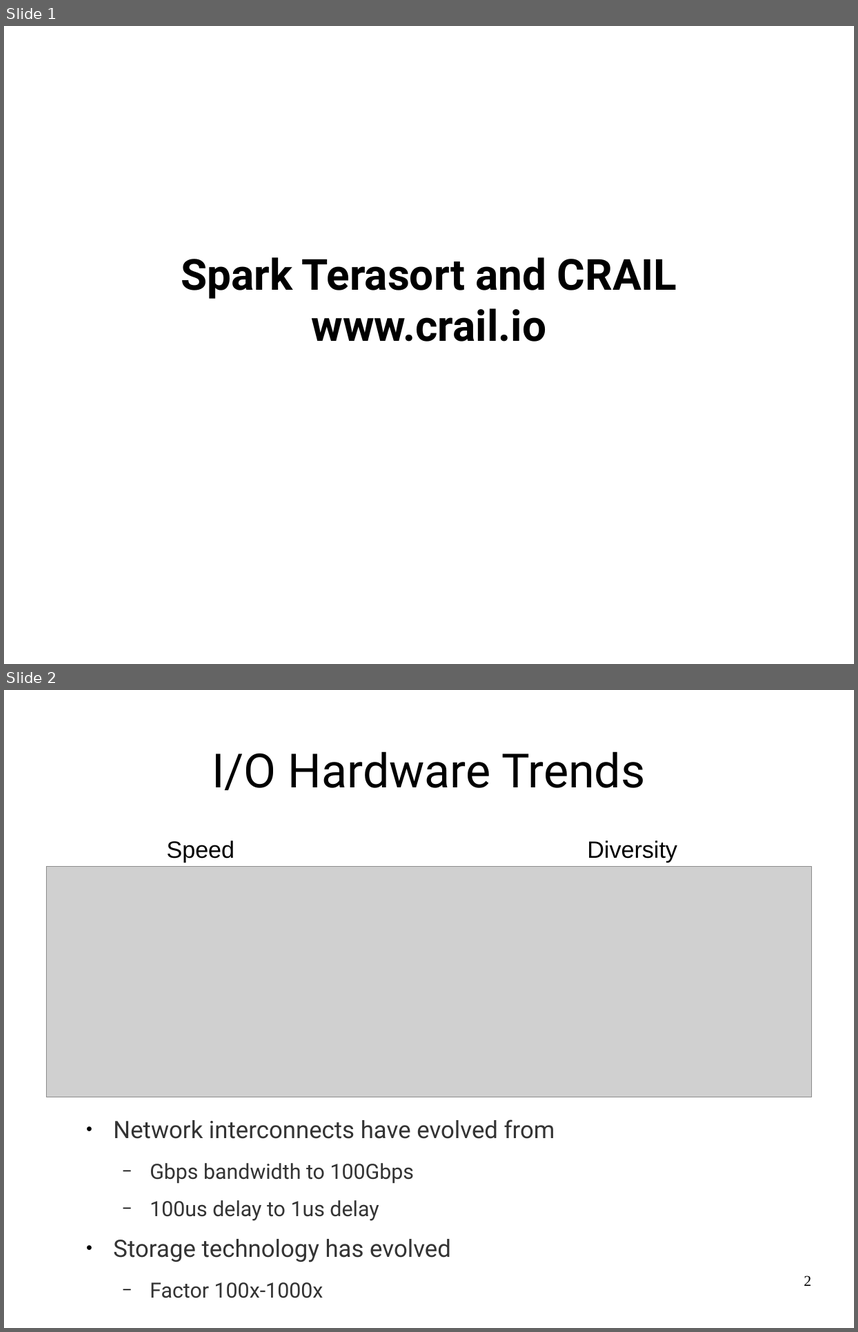
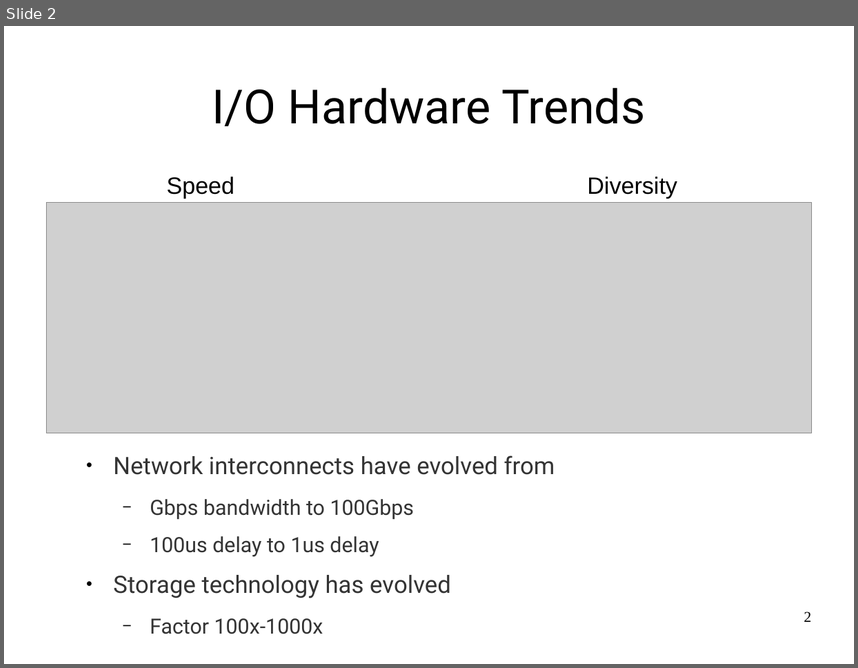
Before and after one commit to huangyibo/spark-summit-17, a slide deck: crail-spark-summit.odp. Shown one above the other, each under a label of ours: slides 1 and 2 before the commit, slide 2 after it. The pictures are 858x1332 and 858x668 pixels, drawn with LibreOffice and Linux fonts; fonts in the diff are those of the drawing; grey boxes stand for pictures. Boxes give left, top, right and bottom in pixels: in the first picture for what was removed or moved away, otherwise in the second. Text is boxed around its words. In the diff, an @@ line names an element or a change of style, - is before the commit and + after.

Commit message:
spark

```diff
--- a/crail-spark-summit.odp
+++ b/crail-spark-summit.odp
@@ slide 1 removed at (x1=4, y1=26, x2=854, y2=664), background #FFFFFF @@
@@ subtitle removed at (x1=181, y1=257, x2=677, y2=341) @@
-Spark Terasort and CRAIL
-www.crail.io
```
Also in this commit, not shown: 3 slides changed, 4 slides added.
